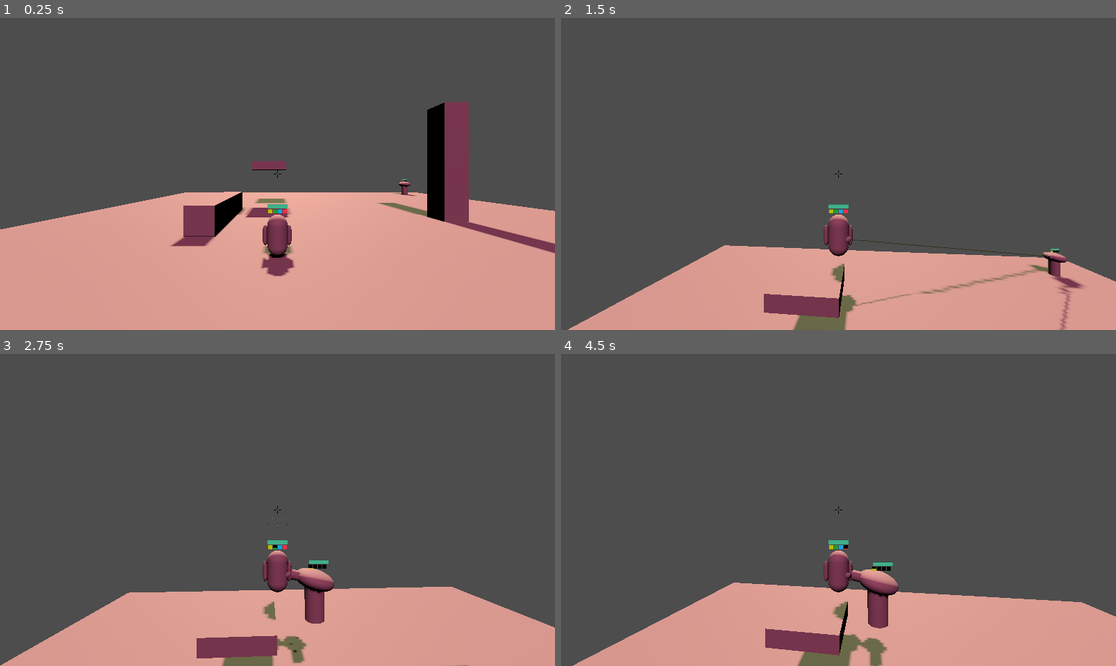
Above: before the commit, frames 1-4 (two rows, left to right).
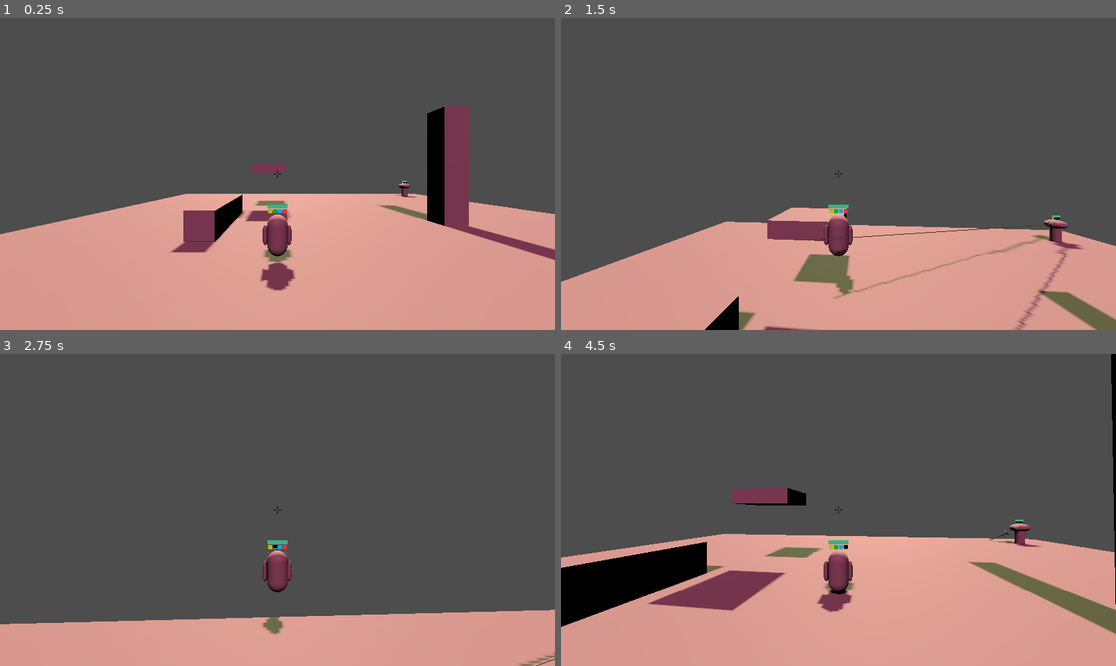
Above: after the commit, the same moments.

Repository: kroetnaton/sunny-all-day
Game: Godot game, scene res://main.tscn
Two runs of this game, one before a commit and one after it. Both use one fixed random seed, a clock stepped at 60 frames per second and the inputs below.
Inputs (mouse positions are in pixels of both pictures, inside the frame that each line leads up to):
- Up to frame 1 (0.25 s): no input
- Up to frame 2 (1.5 s): move the mouse to (866, 174) at 0.52 s; hold Space (Jump) 0.53-1.28 s; hold W (Forward) from 0.53 s (still down); move the mouse to (810, 174) at 1.27 s; click (810, 174) at 1.35 s
- Up to frame 3 (2.75 s): keep holding W (Forward); tap Space (Jump) at 1.52, 1.55, 1.82 s; move the mouse to (288, 503) at 2.02 s; hold Space (Jump) from 2.03 s (still down); right-click (288, 503) at 2.1 s
- Up to frame 4 (4.5 s): keep holding W (Forward); move the mouse to (832, 516) at 2.77 s; release Space (Jump) at 2.78 s; tap R (Special) at 2.85 s; tap Space (Jump) at 3.02, 3.05, 3.32, 4.35 s; move the mouse to (877, 513) at 3.52 s; hold Space (Jump) 3.53-4.28 s; tap Shift (Utility) at 3.6 s; tap Enter at 4.25 s; move the mouse to (794, 506) at 4.27 s

The runs differ from the first frame. In frame 1, 3.1% of the frame differs, in the area x 0-100%, y 26-88%; in frame 2, 14%; in frame 3, 9.4%; in frame 4, 25%, in the area x 0-100%, y 0-100%.

Commit message:
streamlined movement controller, removed air slow

Diff:
--- a/abilities/hookshot/hookshot.gd
+++ b/abilities/hookshot/hookshot.gd
@@ -28,7 +28,8 @@
 		queue_free()
 		return
 
-	ability_base._on_hit(ability_base.target_object)
+	if is_instance_valid(ability_base.target_object):
+		ability_base._on_hit(ability_base.target_object)
 
 	# Move parent to target until reached, then keep parent there
 	var force_movement: Vector3 = Vector3.ZERO
@@ -36,7 +37,7 @@
 		force_movement = muzzle.global_position.direction_to(ability_base.target_point) * speed
 	else:
 		is_target_reached = true
-	movement_controller.add_movement_effect(ability_base.name, 0.0, force_movement, 0.0, 0.0, true)
+	movement_controller.add_movement_effect(ability_base.ability_name, 0.0, force_movement, 0.0, 0.0, true)
 
 func _uncast(_ability_base: AbilityBase) -> void:
 	queue_free()
--- a/controller/character/movement_controller/movement_controller.gd
+++ b/controller/character/movement_controller/movement_controller.gd
@@ -1,87 +1,73 @@
 extends Node3D
 class_name MovementController
 
-@export var speed_multiplier: float = 15.0
-@export var jump_acceleration: Vector3 = Vector3.UP * 15
-@export var gravity: Vector3 = Vector3.DOWN
+@export var speed: float = 15.0
 @export var air_speed_multiplier:float = 0.4
+@export var max_jumps: int = 2
+@export var jump_velocity: float = 10.0
+@export var jump_cooldown: float = 0.2
+var jump_timer: float = jump_cooldown
+var jump_count: int = 0
+
+@onready var parent: CharacterBody3D = get_parent()
+var gravity: float = ProjectSettings.get_setting("physics/3d/default_gravity")
+var current_gravity: float = 0.0
 
 var effect_container: Dictionary = {}
-
-@export var default_jump_max_count: int = 2
-var jump_max_count: int = default_jump_max_count
-var jump_count: int = jump_max_count
-var jump_cooldown: float = 0.2
-var jump_timer: float = jump_cooldown
-
-var move_multiplier: float = 1.0
-var fall_multiplier: float = 1.0
-var can_jump: bool = true
-
-@onready var parent: CharacterBody3D = get_parent()
 var movement: Vector3 = Vector3.ZERO
-var force_movement: Vector3 = Vector3.ZERO
+var jump: bool = false
 
 const HORIZONTAL_MOVEMENT: Vector3 = Vector3(1, 0, 1)
-const VERTICAL_MOVEMENT: Vector3 = Vector3.UP
+const VERTICAL_MOVEMENT: Vector3 = Vector3(0, 1, 0)
 
-func set_movement(direction: Vector3 = Vector3.ZERO, jump: bool = false) -> void:
-	movement = (parent.transform.basis * direction).normalized() * speed_multiplier
-	if jump and can_jump and jump_count > 0 and jump_timer < 0:
-		jump_count -= 1
-		jump_timer = jump_cooldown
-		movement += jump_acceleration
+func set_movement(added_movement: Vector3 = Vector3.ZERO, is_jump: bool = false) -> void:
+	movement = parent.transform.basis * added_movement
+	jump = jump || is_jump
 
 func add_movement_effect(effect_name: String, duration: float, effect_force_movement: Vector3 = Vector3.ZERO,
-		speed_factor: float = 1.0, fall_factor: float = 1.0,
-		disable_jump: bool = false, added_jumps: int = 0) -> void:
+		speed_factor: float = 1.0, fall_factor: float = 1.0, disable_jump: bool = false, added_jumps: int = 0) -> void:
 	effect_container[effect_name] = MovementEffect.new(duration, effect_force_movement, speed_factor, fall_factor,
 			disable_jump, added_jumps)
 
 func _physics_process(delta: float) -> void:
-	handle_and_clean_effects(delta)
-
+	var effects: MovementEffect = get_and_clean_effects(delta)
 	if jump_timer > 0:
 		jump_timer -= delta
+	var is_jumping: bool = jump and jump_timer < 0.0 and not effects.disable_jump and \
+			jump_count < max_jumps + effects.added_jumps
+	jump = false
 
-	if parent.is_on_floor():
-		# Only refill jump_count if it's possible to jump again
-		if jump_count != jump_max_count and jump_timer < 0:
-			jump_count = jump_max_count
+	movement = movement if movement == Vector3.ZERO else movement.normalized()
+	if is_jumping:
+		jump_count += 1
+		jump_timer = jump_cooldown
+		movement.y = jump_velocity
 	else:
-		# Keep part of velocity and limit movement in the air
-		var original_length: float = (parent.velocity * HORIZONTAL_MOVEMENT).length()
-		var original_direction: Vector3 = (parent.velocity * HORIZONTAL_MOVEMENT).normalized()
-		var added_direction: Vector3 = (movement * HORIZONTAL_MOVEMENT).normalized()
-		movement = max(original_length, speed_multiplier * air_speed_multiplier) * (
-					original_direction * (1 - air_speed_multiplier) + added_direction * air_speed_multiplier
-				) + movement * VERTICAL_MOVEMENT
+		if parent.is_on_floor():
+			jump_count = 0
+			current_gravity = 0.0
+		else:
+			movement.y += parent.velocity.y - gravity * delta
 
-		# Stop falling during upward momentum
-		if movement.y <= 0:
-			movement += parent.velocity * VERTICAL_MOVEMENT + gravity
-
-	movement = movement * HORIZONTAL_MOVEMENT * move_multiplier + movement * VERTICAL_MOVEMENT * fall_multiplier
-	parent.velocity = movement + force_movement
+	movement = movement * HORIZONTAL_MOVEMENT * speed * effects.speed_factor + \
+			movement * VERTICAL_MOVEMENT * effects.fall_factor
+	parent.velocity = movement + effects.force_movement
 	parent.move_and_slide()
 
-func handle_and_clean_effects(delta: float) -> void:
-	force_movement = Vector3.ZERO
-	move_multiplier = 1.0
-	fall_multiplier = 1.0
-	can_jump = true
-	jump_count = jump_max_count
+func get_and_clean_effects(delta: float) -> MovementEffect:
+	var effect_data: MovementEffect = MovementEffect.new(0.0, Vector3.ZERO, 1.0, 1.0, false, 0)
 	for key: String in effect_container:
 		var entry: MovementEffect = effect_container[key]
 		if entry.duration < 0.0:
 			effect_container.erase(key)
 		else:
 			entry.duration -= delta
-		force_movement += entry.force_movement
-		move_multiplier *= entry.speed_factor
-		fall_multiplier *= entry.fall_factor
-		can_jump = can_jump && not entry.disable_jump
-		jump_count += entry.added_jumps
+		effect_data.force_movement += entry.force_movement
+		effect_data.speed_factor *= entry.speed_factor
+		effect_data.fall_factor *= entry.fall_factor
+		effect_data.disable_jump = effect_data.disable_jump || entry.disable_jump
+		effect_data.added_jumps += entry.added_jumps
+	return effect_data
 
 class MovementEffect:
 	var duration: float = 0.0
--- a/main.tscn
+++ b/main.tscn
@@ -34,7 +34,7 @@
 
 [node name="Turret" parent="." instance=ExtResource("2_13tqx")]
 transform = Transform3D(1, 0, 0, 0, 1, 0, 0, 0, 1, 20, 1, -20)
-ability = 3
+ability = 5
 
 [node name="Ground" type="StaticBody3D" parent="."]
 transform = Transform3D(1, 0, 0, 0, 1, 0, 0, 0, 1, 0, -0.5, 0)
--- a/project.godot
+++ b/project.godot
@@ -86,3 +86,7 @@
 3d_physics/layer_1="Collision"
 3d_physics/layer_2="Player"
 3d_physics/layer_3="Enemy"
+
+[physics]
+
+3d/default_gravity=19.6
Not shown: 1 places in controller/character/movement_controller/movement_controller.tscn that only renumber resources
